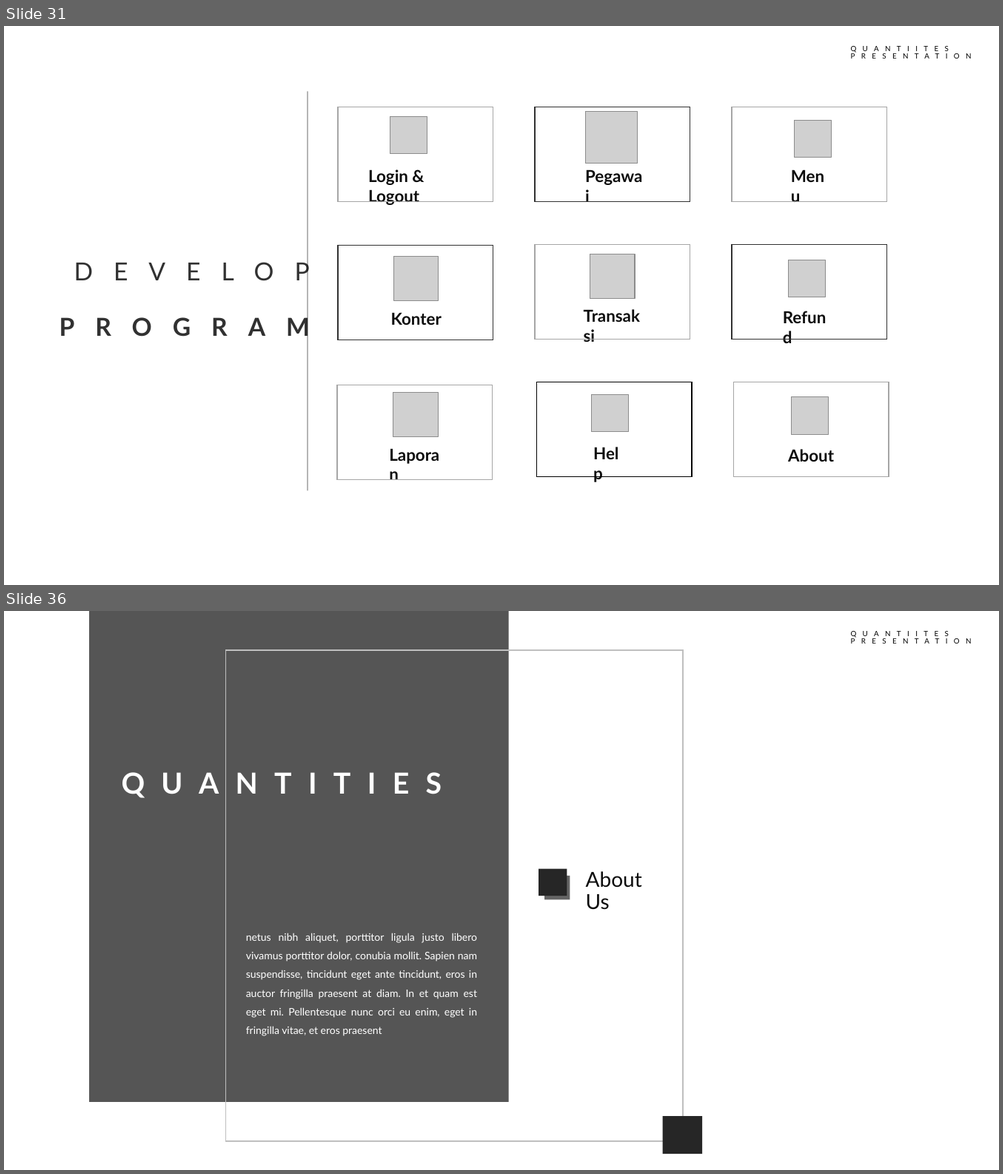
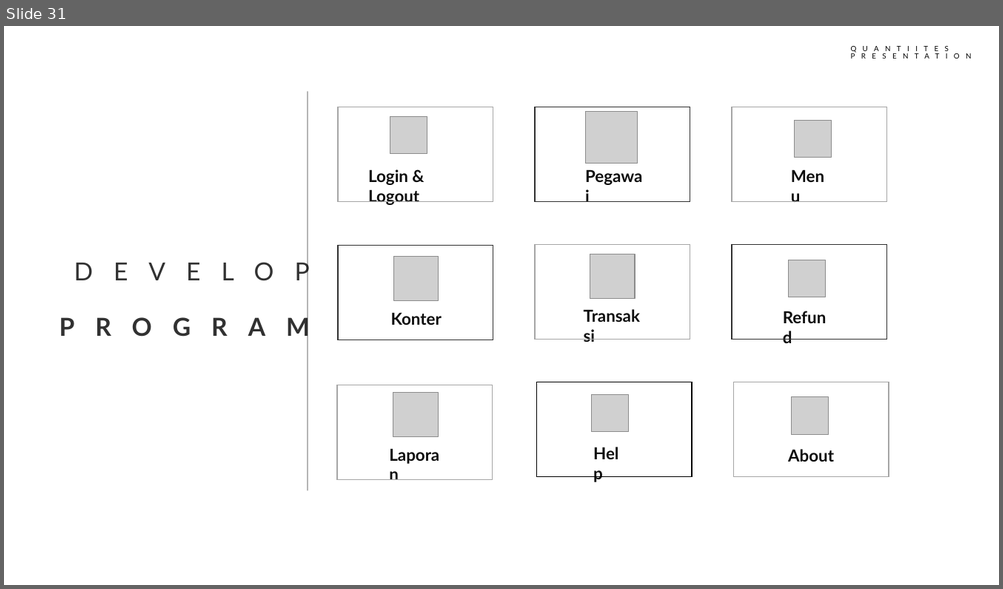
Before and after one commit to curlyzscode/lpg, a slide deck: system analys design/Kayu Kayu.pptx. Shown one above the other, each under a label of ours: slides 31 and 36 before the commit, slide 31 after it; the slides between them are not shown. The pictures are 1003x1174 and 1003x589 pixels, drawn with LibreOffice and Linux fonts; fonts in the diff are those of the drawing; grey boxes stand for pictures. Boxes give left, top, right and bottom in pixels: in the first picture for what was removed or moved away, otherwise in the second. Text is boxed around its words. In the diff, an @@ line names an element or a change of style, - is before the commit and + after.

```diff
--- a/system analys design/Kayu Kayu.pptx
+++ b/system analys design/Kayu Kayu.pptx
@@ slide 36 removed at [4,611,999,1170], background #FFFFFF; not listed: 1 template element that a slide beside it also shows @@
@@ rectangle removed at [89,611,509,1102] @@
@@ rectangle removed at [225,650,683,1142] @@
@@ text removed at [114,768,466,803] @@
-QUANTITIES
@@ rectangle removed at [538,869,566,896] @@
@@ rectangle removed at [544,876,569,900] @@
@@ text removed at [586,871,642,910] @@
-About Us
@@ text removed at [246,933,478,1037] @@
-netus nibh aliquet, porttitor ligula justo libero vivamus porttitor dolor, conubia mollit. Sapien nam suspendisse, tincidunt eget ante tincidunt, eros in auctor fringilla praesent at diam. In et quam est eget mi. Pellentesque nunc orci eu enim, eget in fringilla vitae, et eros praesent
@@ rectangle removed at [663,1117,703,1155] @@
```
Also in this commit, not shown: 2 slides added, 5 other slides removed, 4 other files.
